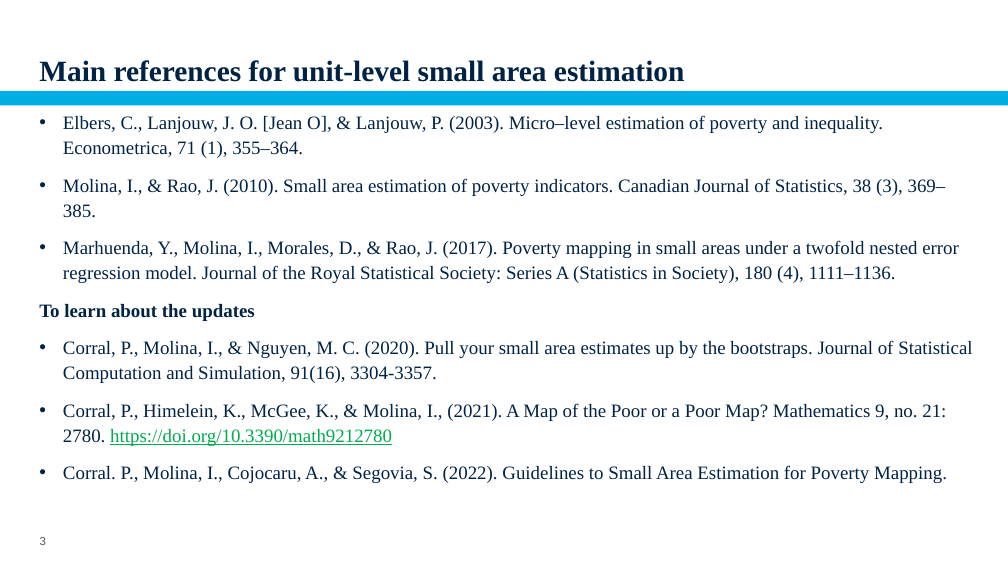
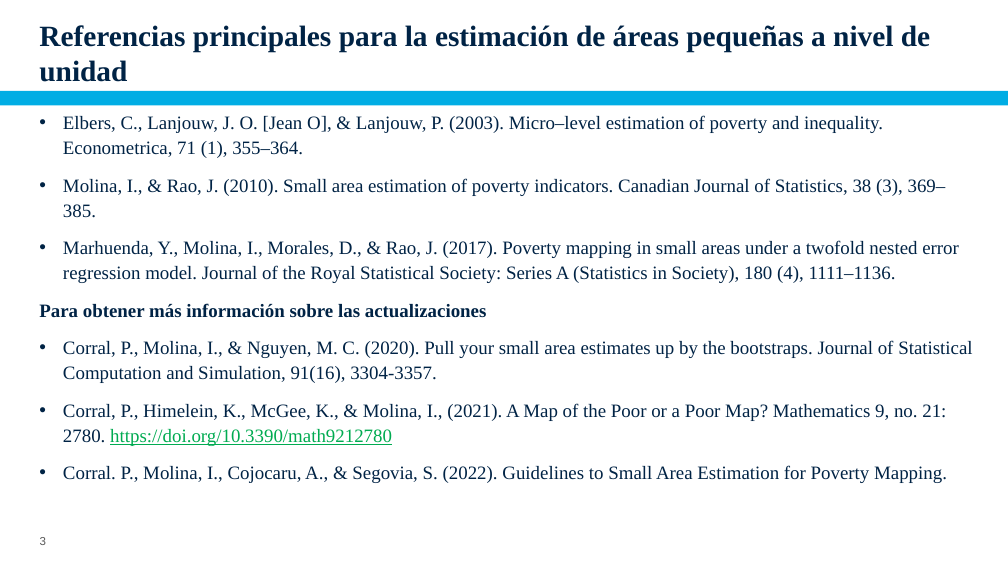
Before and after one commit to pcorralrodas/wb_sae_training, a slide deck: slide 3 of 03.Presentations/Small Area Estimation.pptx. Drawn at 1008x567 pixels with LibreOffice and Linux fonts; fonts in the diff are those of the drawing; background and template pictures are left out. Boxes give left, top, right and bottom in pixels: in the first picture for what was removed or moved away, otherwise in the second. Text is boxed around its words. In the diff, an @@ line names an element or a change of style, - is before the commit and + after.

Commit message:
Updated unitl-level models

```diff
--- a/03.Presentations/Small Area Estimation.pptx
+++ b/03.Presentations/Small Area Estimation.pptx
@@ title at (x1=39, y1=25, x2=930, y2=82): text changed @@
-Main references for unit-level small area estimation
+Referencias principales para la estimación de áreas pequeñas a nivel de unidad
@@ text at (x1=39, y1=303, x2=487, y2=318): text changed @@
-    To learn about the updates
+    Para obtener más información sobre las actualizaciones
```
Also in this commit, not shown: 12 other slides changed, 11 slides added, 9 slides removed.
